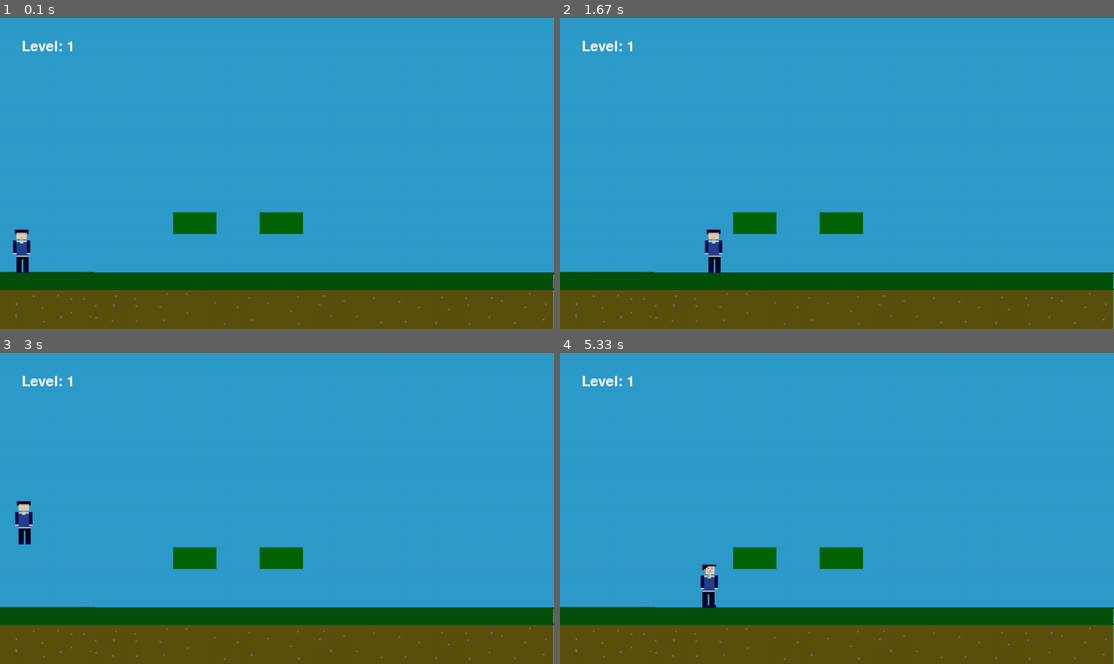
Above: before the commit, frames 1-4 (two rows, left to right).
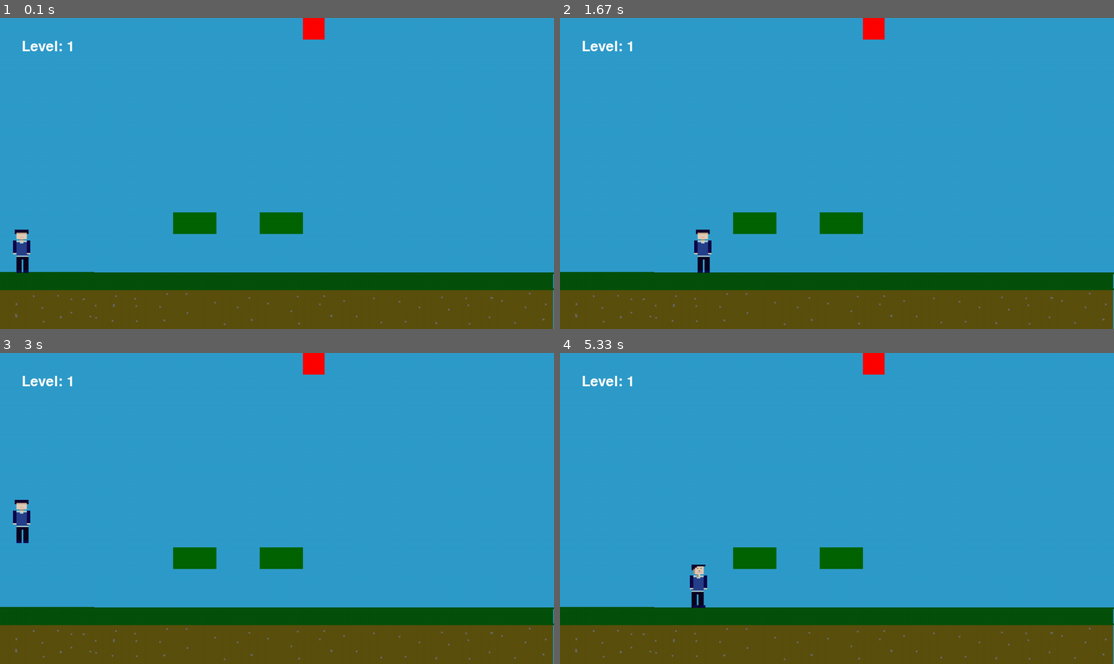
Above: after the commit, the same moments.

Repository: AliBosso/pygameTest
Game: pygame game, started from game2.py
The game is run twice, just before and just after one commit, with the same random seed, the same clock (stepped at 60 frames per second) and the same inputs.
Inputs:
- Up to frame 1 (0.1 s): no input
- Up to frame 2 (1.67 s): hold Right 0.33-0.8 s; hold Up 0.83-1.13 s; hold Right 1.17-1.63 s
- Up to frame 3 (3 s): hold Left 1.67-2.2 s; hold Left 2.23-2.63 s; hold Up from 2.67 s (still down)
- Up to frame 4 (5.33 s): release Up at 3.03 s; hold Right 3.07-3.7 s; hold Left 3.73-4.2 s; hold Right 4.23-4.7 s; hold Up 4.73-5.03 s; hold Right from 5.07 s (still down)

The runs differ from the first frame. In frame 1, 0.3% of the frame differs, in the area x 54-59%, y 0-8%; in frame 2, 0.9%; in frame 3, 0.6%; in frame 4, 0.9%, in the area x 23-59%, y 0-83%.

Commit message:
added hearts

Diff:
--- a/game2.py
+++ b/game2.py
@@ -1,4 +1,5 @@
 import pygame
+import sys
 
 pygame.init()
 screen = pygame.display.set_mode((1280, 720))
@@ -11,6 +12,8 @@
 background = pygame.transform.scale(background, screen.get_size())
 
 spikes = pygame.image.load("spike.png")
+#lavas = pygame.image.load("lava.png")
+
 
 # Load both player directions
 player_right_img = pygame.image.load("player.png")
@@ -33,6 +36,8 @@
 alive = True  # FIXED: Needs to be global so functions can change it
 deaths = 0
 
+hearts = 3
+
 player_start = 50
 player_rect = player.get_rect(midbottom=(player_start, ground_y))
 
@@ -41,6 +46,11 @@
 
 
 font = pygame.font.SysFont(None, 48)
+
+def hearts_func():
+    global hearts
+    if hearts == 3:
+        pygame.draw.rect(screen, "Red", (700, 0, 50, 50))
 
 def objects(color, position, size):
     pygame.draw.rect(screen, color, pygame.Rect(position, size))
@@ -69,13 +79,27 @@
 
 # Create these right next to where you defined your boxes and boxes2 lists
 spikes_rects = [
-    pygame.Rect((935, 368), (30, 30)),     # Level 1 Spike on the box (Adjust 30, 30 to your image size)
+    pygame.Rect((935, 368), (30, 30)),     # Level 2 Spike on the box (Adjust 30, 30 to your image size)
     pygame.Rect((400, ground_y - 30), (30, 30)), # Level 1 Spike on the ground
 ]
 
 spikes_rects2 = [
-    pygame.Rect((600, ground_y - 30), (30, 30)), # Level 2 Spike on the ground
-]
+    pygame.Rect((600, ground_y - 30), (30, 30)),
+    pygame.Rect((630, ground_y-30), (30, 30)),
+    pygame.Rect((660, ground_y-30), (30, 30)), # Level 3 Spike on the ground
+]
+
+
+
+
+#def lava_func():
+   # if level == 3:
+  #      lava in lava_rects:
+ #           screen.blit(lavas, lava)
+
+#lavas1  = [
+#pygame.Rect((600, ground_y - 30), (50, 30)),
+#]
 
 
 
@@ -157,6 +181,11 @@
                 elif previous_left >= box2.right:
                     player_rect.left = box2.right
 
+    #if level == 3:
+       # for lava in lava1:
+           # if player_rect.colliderect(lava)
+               # player_rect.bottom =
+
 
 def is_touching_danger():
     global alive
@@ -172,18 +201,18 @@
                 alive = False
 
 def living():
-    global alive, deaths, level  # Added global keywords here
+    global alive, deaths, level, hearts  # Added hearts global
     if not alive:
         player_rect.midbottom = (player_start, ground_y)  # Reset player position
         velocity_y = 0
         alive = True
         deaths += 1
+        hearts -= 1 # Remove a heart when dying
 
     if deaths == 3:
         level = 1
         deaths = 0  # Reset deaths to 0 so the game loops properly
-
-
+        hearts = 3  # Reset hearts on game over
 
 
 while running:
@@ -191,8 +220,10 @@
         if event.type == pygame.QUIT:
             running = False
 
-    moving() # FIXED: Added back to loop
+    # FIXED ORDER: Danger detection must happen before living logic executes
+    is_touching_danger()
     living()
+    moving()
     levels()
 
 
@@ -202,6 +233,9 @@
     # Drawing Everything
     screen.blit(background, (0, 0))
     screen.blit(text_surface, (50, 50))
+
+    hearts_func()
+
     if level == 1:
         for box in boxes:
             objects("dark green", box.topleft, box.size)
@@ -213,9 +247,12 @@
     if level == 3:
         spikes_func()
 
+
+
     screen.blit(player, player_rect)
 
-    is_touching_danger()
-
     pygame.display.flip()
-    clock.tick(65)
+    clock.tick(60)
+
+pygame.quit()
+sys.exit()
